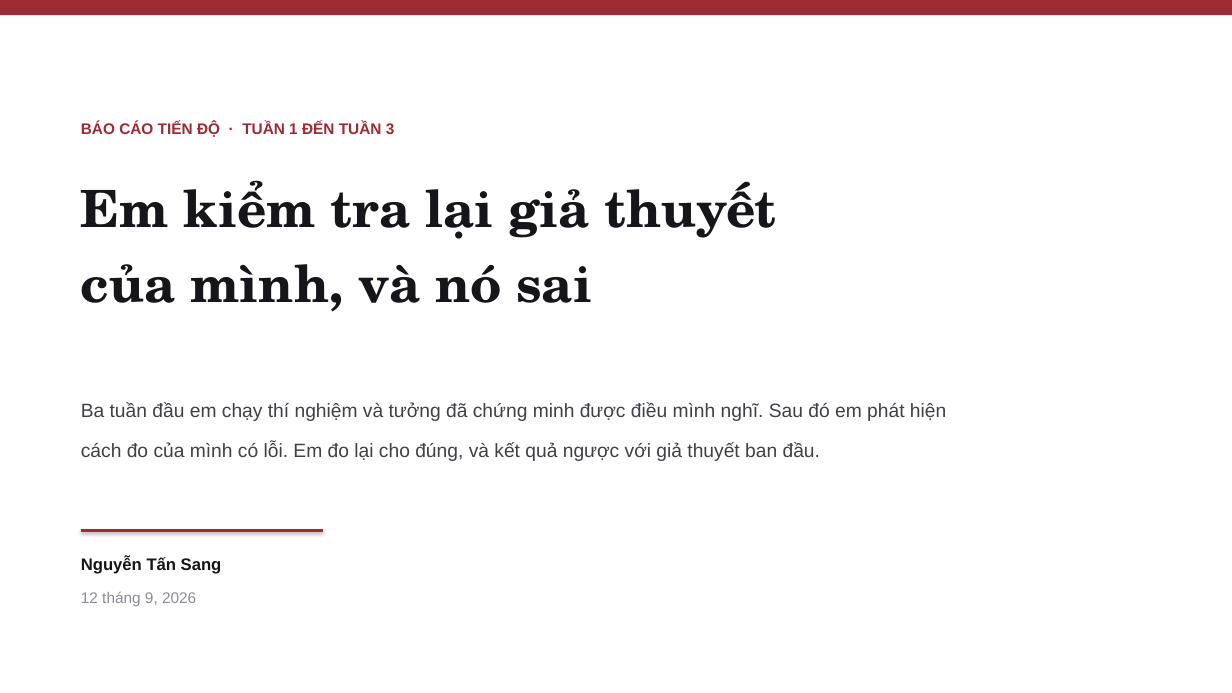
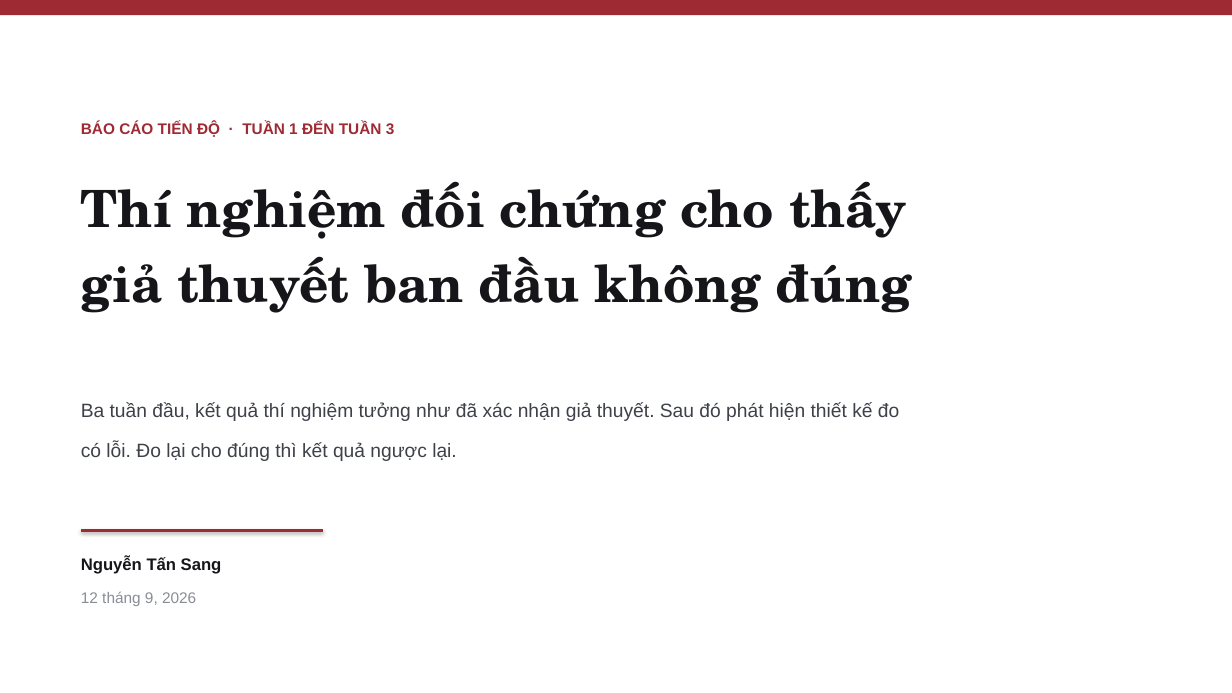
Before and after one commit to tsan2711/DACNTT_2026, a slide deck: slide 1 of BaoCaoTienDo_Tuan1-3_52300057_52300006.pptx. Drawn at 1232x693 pixels with LibreOffice and Linux fonts; fonts in the diff are those of the drawing. Boxes give left, top, right and bottom in pixels: in the first picture for what was removed or moved away, otherwise in the second. Text is boxed around its words. In the diff, an @@ line names an element or a change of style, - is before the commit and + after.

```diff
--- a/BaoCaoTienDo_Tuan1-3_52300057_52300006.pptx
+++ b/BaoCaoTienDo_Tuan1-3_52300057_52300006.pptx
@@ text at (81,181,912,313): text changed @@
-Em kiểm tra lại giả thuyết
-của mình, và nó sai
+Thí nghiệm đối chứng cho thấy
+giả thuyết ban đầu không đúng
@@ text at (81,402,899,461): text changed @@
-Ba tuần đầu em chạy thí nghiệm và tưởng đã chứng minh được điều mình nghĩ. Sau đó em phát hiện
-cách đo của mình có lỗi. Em đo lại cho đúng, và kết quả ngược với giả thuyết ban đầu.
+Ba tuần đầu, kết quả thí nghiệm tưởng như đã xác nhận giả thuyết. Sau đó phát hiện thiết kế đo
+có lỗi. Đo lại cho đúng thì kết quả ngược lại.
```
Also in this commit, not shown: 15 other slides changed, 1 slide added, 2 other files.
